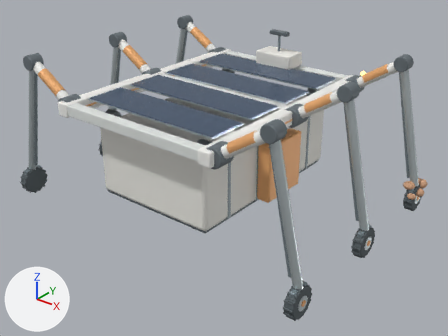
An edit to the glTF model assets/companions/walker.glb, drawn before and after from the same camera.
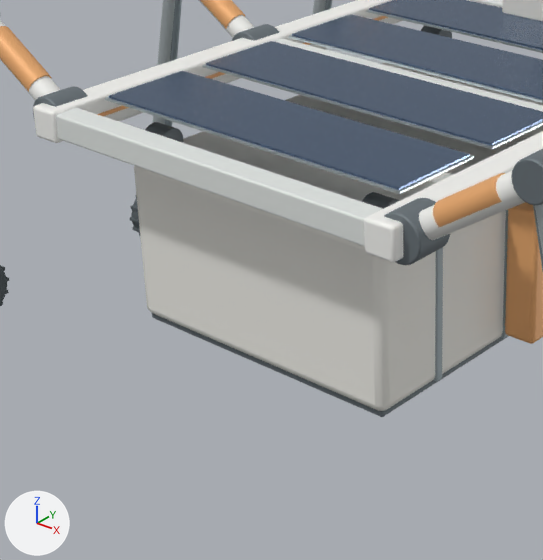
Each version is shown whole from a 50 mm camera at (16.82, -20.6, 14.53) aimed at (0.75, -0.51, 2.08), then close up on the part from 10% to 61% of the width and 17% to 88% of the height. The axes (+X, +Y, +Z) are drawn at lower left. The lights are the same throughout. The first two pictures are the older version. Where no turn or scale is listed for an object, it has been applied to the vertices.

Objects in the first close-up: 'deck_rim_alloy', 'deck_solar_cell', 'frame_cross_warm_panel', 'frame_rover_white', 'leg3_stripe_orange', 'leg6_shin_alloy', 'leg6_stripe_orange', 'leg6_thigh_rover_white', 'module_airlock_kit_orange', 'module_roof_white_painted', 'module_skirt_graphite', 'module_warm_shell' and 11 more.
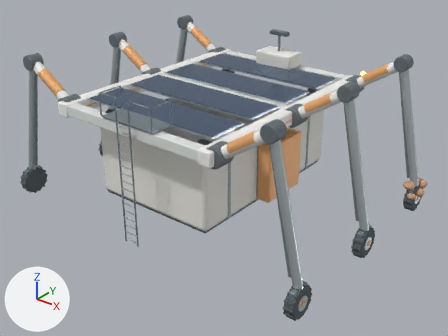
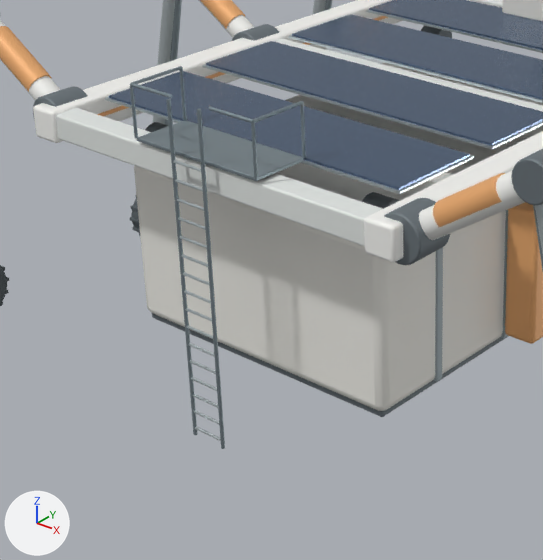
Where the change shows, as pixel boxes [x1, y1, x2, y2] in the close-ups (543 x 560 px):
```json
{"object": "ride_deck_dark_alloy", "change": "added", "after": [137, 120, 304, 181]}
{"object": "ladder_dark_alloy", "change": "added", "after": [166, 99, 225, 449]}
{"object": "ride_rail_dark_alloy", "change": "added", "after": [130, 66, 306, 179]}
{"object": "ladder_rung_alloy", "change": "added", "after": [173, 160, 221, 441]}
```

Edits to the scene script, one JSON object a line:
```json
{"op": "add", "block": "me_ride_rail_dark_alloy", "code": ["me_ride_rail_dark_alloy = bpy.data.meshes.new('ride_rail_dark_alloy')", "me_ride_rail_dark_alloy.from_pydata(...)  # 160 vertices, 288 faces; spans x -1.43..1.43, y -5.63..-4.47, z 5.66..6.63", "me_ride_rail_dark_alloy.materials.append(mat_dark_alloy)  # grey #8b99a0"]}
{"op": "add", "block": "me_ride_deck_dark_alloy", "code": ["me_ride_deck_dark_alloy = bpy.data.meshes.new('ride_deck_dark_alloy')", "me_ride_deck_dark_alloy.from_pydata(...)  # 96 vertices, 188 faces; spans x -1.4..1.4, y -5.6..-4.5, z 5.6..5.66", "me_ride_deck_dark_alloy.materials.append(mat_dark_alloy)  # grey #8b99a0"]}
{"op": "add", "block": "me_ladder_rung_alloy", "code": ["me_ladder_rung_alloy = bpy.data.meshes.new('ladder_rung_alloy')", "me_ladder_rung_alloy.from_pydata(...)  # 256 vertices, 448 faces; spans x -0.35..0.35, y -5.76..-5.71, z 0.42..5.58", "me_ladder_rung_alloy.materials.append(mat_alloy)  # light grey #cbd6d8"]}
{"op": "add", "block": "me_ladder_dark_alloy", "code": ["me_ladder_dark_alloy = bpy.data.meshes.new('ladder_dark_alloy')", "me_ladder_dark_alloy.from_pydata(...)  # 40 vertices, 72 faces; spans x -0.38..0.38, y -5.77..-5.7, z 0.3..6.6", "me_ladder_dark_alloy.materials.append(mat_dark_alloy)  # grey #8b99a0"]}
{"op": "add", "block": "ob_ride_rail_dark_alloy", "code": ["ob_ride_rail_dark_alloy = bpy.data.objects.new('ride_rail_dark_alloy', me_ride_rail_dark_alloy)", "ob_ride_rail_dark_alloy.location = (0.0, 0.0, 0.0)"]}
{"op": "add", "block": "ob_ride_deck_dark_alloy", "code": ["ob_ride_deck_dark_alloy = bpy.data.objects.new('ride_deck_dark_alloy', me_ride_deck_dark_alloy)", "ob_ride_deck_dark_alloy.location = (0.0, 0.0, 0.0)"]}
{"op": "add", "block": "ob_ladder_rung_alloy", "code": ["ob_ladder_rung_alloy = bpy.data.objects.new('ladder_rung_alloy', me_ladder_rung_alloy)", "ob_ladder_rung_alloy.location = (0.0, 0.0, 0.0)"]}
{"op": "add", "block": "ob_ladder_dark_alloy", "code": ["ob_ladder_dark_alloy = bpy.data.objects.new('ladder_dark_alloy', me_ladder_dark_alloy)", "ob_ladder_dark_alloy.location = (0.0, 0.0, 0.0)"]}
```
